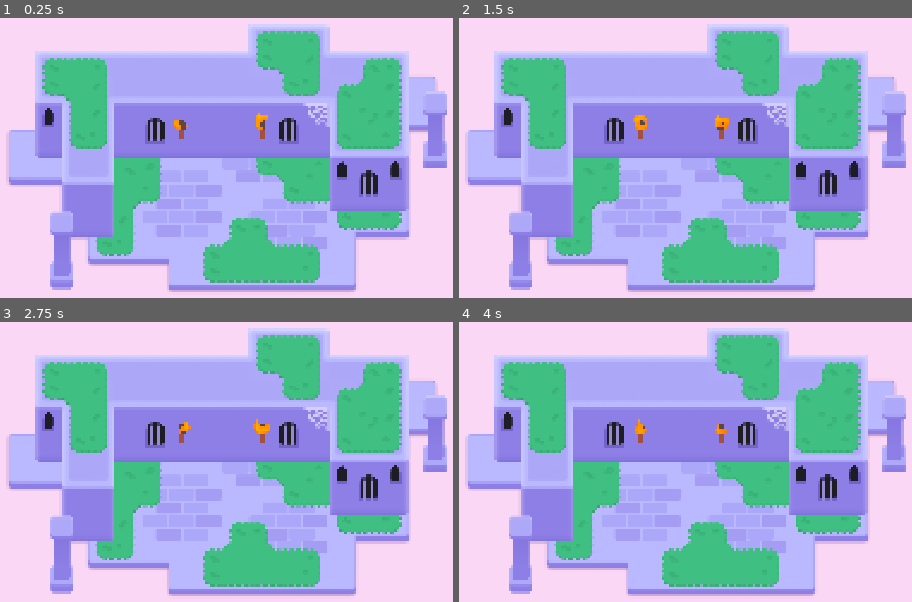
Above: before the commit, frames 1-4 (two rows, left to right).
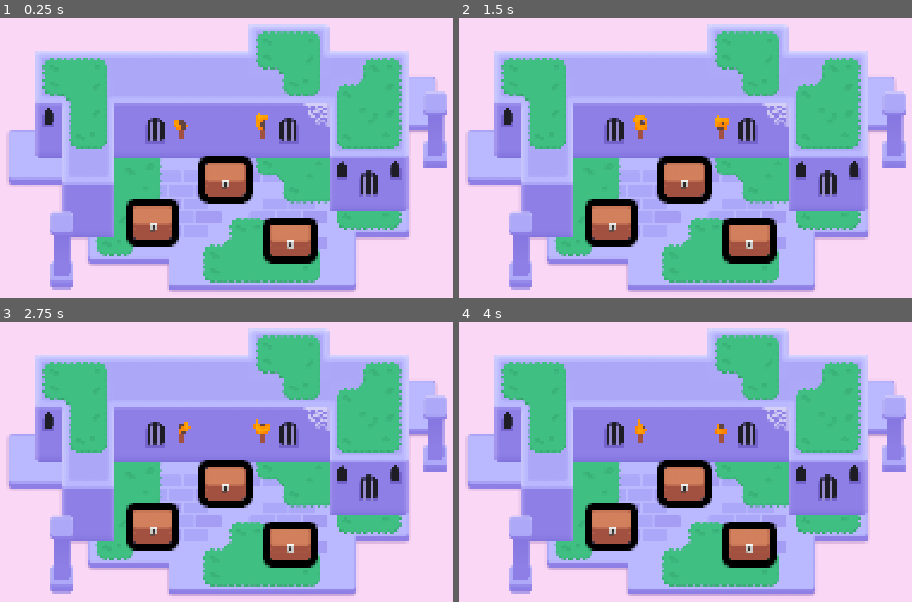
Above: after the commit, the same moments.

Repository: Pawsibilitee/P3-M6Looting
Game: Godot game, scene res://lessons/mini_dungeon.tscn
Two runs of this game, one before a commit and one after it. Both use one fixed random seed, a clock stepped at 60 frames per second and the inputs below.
Inputs (mouse positions are in pixels of both pictures, inside the frame that each line leads up to):
- Up to frame 1 (0.25 s): no input
- Up to frame 2 (1.5 s): move the mouse to (857, 152) at 0.52 s; click (857, 152) at 0.67 s; move the mouse to (522, 197) at 1.27 s; click (522, 197) at 1.42 s
- Up to frame 3 (2.75 s): move the mouse to (303, 380) at 2.02 s; click (303, 380) at 2.17 s
- Up to frame 4 (4 s): move the mouse to (640, 568) at 2.77 s; click (640, 568) at 2.92 s; move the mouse to (outside the picture) at 3.52 s; click (outside the picture) at 3.67 s

The runs differ from the first frame. In frame 1, 6.0% of the frame differs, in the area x 27-71%, y 49-88%; in frame 2, 6.0%; in frame 3, 6.0%; in frame 4, 6.0%.

Commit message:
lesson 4 done

Diff:
--- /dev/null
+++ b/lessons/chest/chest.gd
@@ -0,0 +1,21 @@
+extends Area2D
+
+
+@onready var canvas_group: CanvasGroup = $CanvasGroup
+
+
+
+func _ready() -> void:
+	mouse_entered.connect(_on_mouse_entered)
+	mouse_exited.connect(_on_mouse_exited)
+	canvas_group.material.set_shader_parameter("line_thickness", 3.0)
+
+func set_outline_thickness(new_thickness: float) -> void:
+	canvas_group.material.set_shader_parameter("line_thickness", new_thickness)
+
+func _on_mouse_entered() -> void:
+	var tween := create_tween()
+	tween.tween_method(set_outline_thickness, 3.0, 6.0, 0.08)
+func _on_mouse_exited() -> void:
+	var tween := create_tween()
+	tween.tween_method(set_outline_thickness, 6.0, 3.0, 0.08)
--- a/lessons/chest/chest.tscn
+++ b/lessons/chest/chest.tscn
@@ -1,26 +1,42 @@
-[gd_scene load_steps=5 format=3 uid="uid://b27yxfpkfvoha"]
+[gd_scene load_steps=8 format=3 uid="uid://b27yxfpkfvoha"]
 
+[ext_resource type="Shader" uid="uid://lio2wmbue2of" path="res://lessons/chest/group_outline.gdshader" id="1_12as2"]
+[ext_resource type="Script" uid="uid://ct2mll12nooce" path="res://lessons/chest/chest.gd" id="1_65g6b"]
 [ext_resource type="Texture2D" uid="uid://c3hwsm5ugp8qw" path="res://lessons/chest/bottom.png" id="1_bkc6q"]
 [ext_resource type="Texture2D" uid="uid://bnem1cahhoxdk" path="res://lessons/chest/top.png" id="2_12as2"]
 [ext_resource type="Texture2D" uid="uid://bu2jin246nel5" path="res://lessons/chest/lock.png" id="3_65g6b"]
+
+[sub_resource type="ShaderMaterial" id="ShaderMaterial_65g6b"]
+resource_local_to_scene = true
+shader = ExtResource("1_12as2")
+shader_parameter/line_color = Color(0, 0, 0, 1)
+shader_parameter/line_thickness = 7.0
+shader_parameter/viewport_scale = Vector2(1, 1)
 
 [sub_resource type="RectangleShape2D" id="RectangleShape2D_4q7cj"]
 size = Vector2(97, 79)
 
 [node name="Chest" type="Area2D"]
+script = ExtResource("1_65g6b")
 
-[node name="Bottom" type="Sprite2D" parent="."]
+[node name="CanvasGroup" type="CanvasGroup" parent="."]
+material = SubResource("ShaderMaterial_65g6b")
+
+[node name="Bottom" type="Sprite2D" parent="CanvasGroup"]
 position = Vector2(8, 1)
 texture = ExtResource("1_bkc6q")
 
-[node name="Top" type="Sprite2D" parent="."]
-position = Vector2(9, -14)
+[node name="Top" type="Sprite2D" parent="CanvasGroup"]
+position = Vector2(8, -11)
 texture = ExtResource("2_12as2")
 
-[node name="Lock" type="Sprite2D" parent="."]
+[node name="Lock" type="Sprite2D" parent="CanvasGroup"]
 position = Vector2(9, 7)
 texture = ExtResource("3_65g6b")
 
 [node name="CollisionShape2D" type="CollisionShape2D" parent="."]
+visible = false
 position = Vector2(8.5, -4.5)
 shape = SubResource("RectangleShape2D_4q7cj")
+
+[node name="Camera2D" type="Camera2D" parent="."]
--- a/lessons/mini_dungeon.tscn
+++ b/lessons/mini_dungeon.tscn
@@ -6,6 +6,7 @@
 [ext_resource type="Texture2D" uid="uid://c1rgncfgjxefj" path="res://assets/dungeon/pillar.png" id="4_gq228"]
 [ext_resource type="Texture2D" uid="uid://l0y1k1obencd" path="res://assets/dungeon/spider_web.png" id="5_ywba7"]
 [ext_resource type="PackedScene" uid="uid://eundh35r605v" path="res://assets/torch/torch.tscn" id="6_fokey"]
+[ext_resource type="PackedScene" uid="uid://b27yxfpkfvoha" path="res://lessons/chest/chest.tscn" id="7_jj8kc"]
 
 [sub_resource type="TileSetAtlasSource" id="TileSetAtlasSource_6s4s5"]
 texture = ExtResource("1_sym7n")
@@ -321,3 +322,12 @@
 mouse_filter = 2
 color = Color(0.977546, 0.842183, 0.960847, 1)
 metadata/_edit_lock_ = true
+
+[node name="Chest" parent="." instance=ExtResource("7_jj8kc")]
+position = Vector2(401, 352)
+
+[node name="Chest2" parent="." instance=ExtResource("7_jj8kc")]
+position = Vector2(575, 249)
+
+[node name="Chest3" parent="." instance=ExtResource("7_jj8kc")]
+position = Vector2(732, 394)
Not shown, added: lessons/chest/chest.gd.uid
Not shown: 1 places in lessons/mini_dungeon.tscn that only renumber resources
